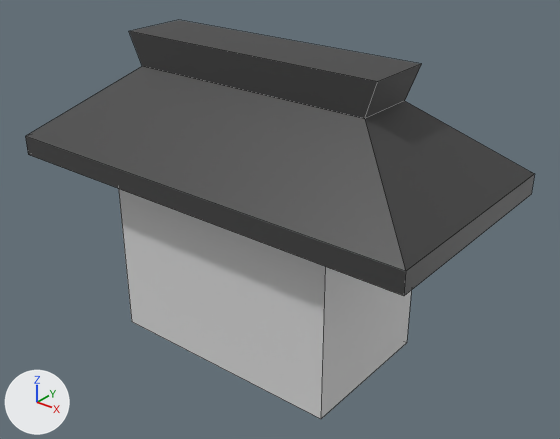
The OBJ model Demo/models/House02.obj as it was, and as the next commit left it.
Rendered twice from a 50 mm camera at (1.75, -2.095, 1.846) aimed at (0.064, 0.012, 0.539). The axes (+X, +Y, +Z) are drawn at lower left. The lights are the same throughout. Mesh edges are drawn as thin lines. Where no turn or scale is listed for an object, it has been applied to the vertices.

Names of what the first picture shows: 'House02'.
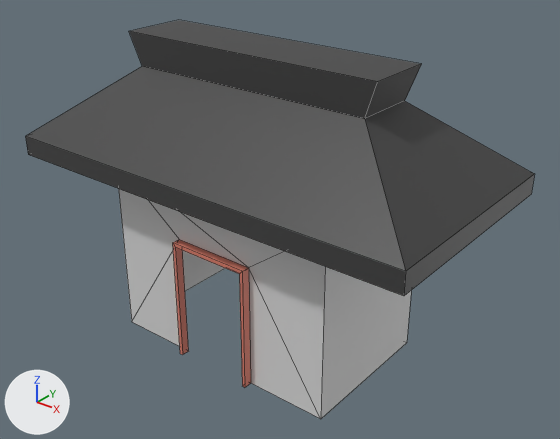
Location of each change, (x1, y1, x2, y2) in pixels of the pictures (560 x 439 px):
part 1 of me_house02, built on
    both: (119, 189, 325, 419)

Diff of the bpy script that builds the scene:
```diff
--- a/Demo/models/House02.obj.py
+++ b/Demo/models/House02.obj.py
@@ me_house02 @@
 # used by ob_house02; location = (0.0, 0.0, 0.0)
-me_house02.from_pydata(...)  # 24 vertices, 17 faces; spans x -0.87..0.87, y -0.44..0.44, z 0.0..1.2
+me_house02.from_pydata(...)  # 40 vertices, 36 faces; spans x -0.87..0.87, y -0.44..0.44, z 0.0..1.2
+# me_house02 part 1
+# 1 face is deleted
+# 16 vertices are added at x -0.17..0.17, y -0.33..-0.3, z 0.0..0.5
+# 20 new faces join them
 me_house02.materials.append(mat_material)
```
